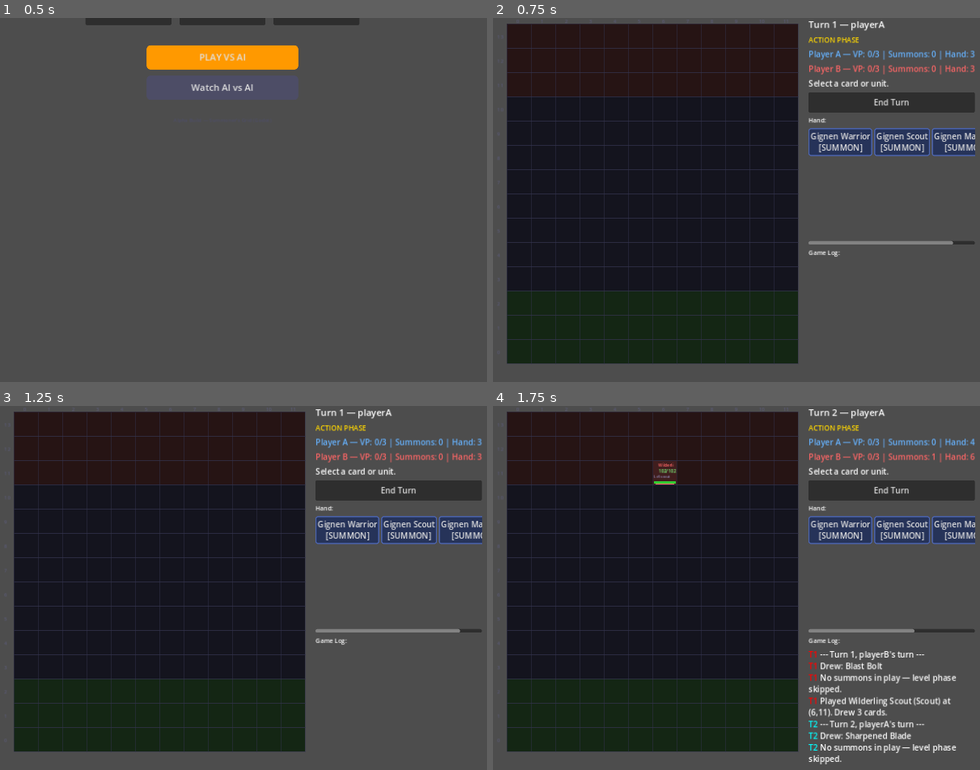
Above: before the commit, frames 1-4 (two rows, left to right).
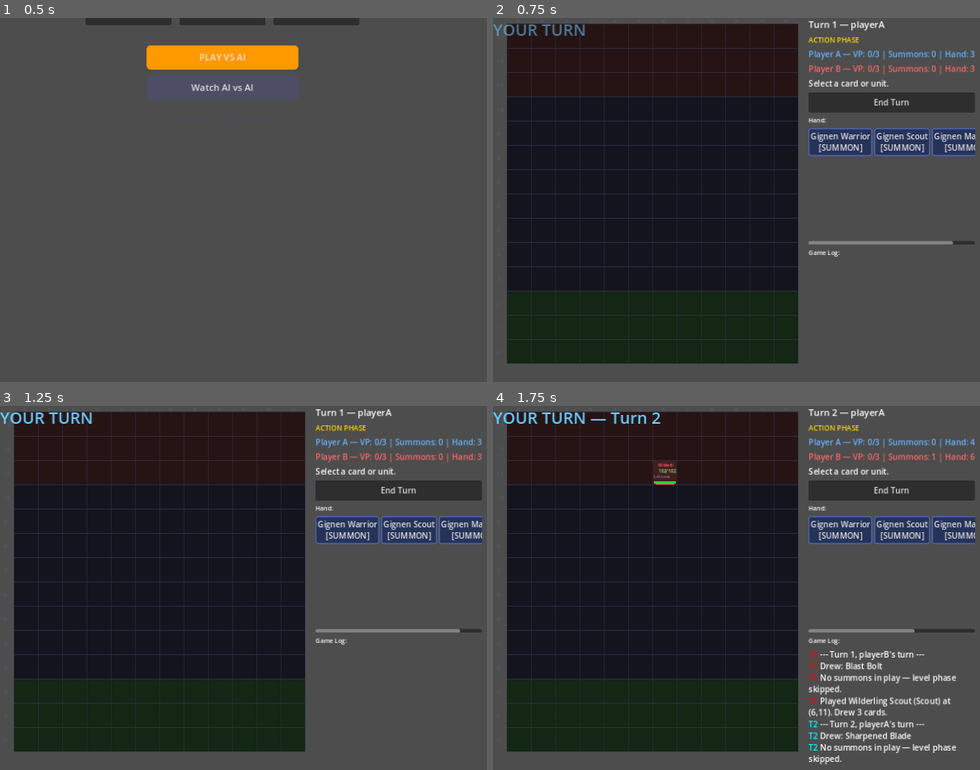
Above: after the commit, the same moments.

Repository: look-itsaxiom/summoners-grid
Game: Godot game, scene res://scenes/menu.tscn
The game is run twice, just before and just after one commit, with the same random seed, the same clock (stepped at 60 frames per second) and the same inputs.
Inputs:
- Up to frame 1 (0.5 s): no input
- Up to frame 2 (0.75 s): click "Watch AI vs AI" at 0.5 s
- Up to frame 3 (1.25 s): no input
- Up to frame 4 (1.75 s): click "End Turn" at 1.25 s

Frame 1 is identical in both runs. In frame 2, 0.3% of the frame differs, in the area x 0-19%, y 1-5%; in frame 3, 0.3%; in frame 4, 0.5%, in the area x 0-35%, y 1-5%.

Commit message:
feat: turn transition banners (YOUR TURN / AI TURN)
Full-screen fade-in/hold/fade-out banner overlays:
- "YOUR TURN" (blue) at game start and after AI finishes
- "AI TURN" (red) when ending your turn
- Turn number shown on player banners
- Blocks input during 1.5s transition
- Smooth alpha animation: 0.2s fade in, 0.5s hold, 0.3s fade out

Co-Authored-By: Claude Opus 4.6 (1M context) <noreply@anthropic.com>

Diff:
--- a/godot/scripts/ui/game_screen.gd
+++ b/godot/scripts/ui/game_screen.gd
@@ -4,7 +4,7 @@
 @onready var _gm = get_node("/root/GameManager")
 @onready var _sf = get_node("/root/SummonFactory")
 
-var board: Control  # Board node (scripts/ui/board.gd)
+var board: Control
 var phase_label: Label
 var turn_label: Label
 var player_a_info: Label
@@ -13,6 +13,7 @@
 var log_label: RichTextLabel
 var end_turn_btn: Button
 var status_label: Label
+var turn_banner: ColorRect
 
 var selected_card_index: int = -1
 var selected_unit_id: String = ""
@@ -119,6 +120,12 @@
 	log_label.scroll_following = true
 	sidebar.add_child(log_label)
 
+	# Turn banner (overlays everything)
+	var banner_script = load("res://scripts/ui/turn_banner.gd")
+	turn_banner = ColorRect.new()
+	turn_banner.set_script(banner_script)
+	add_child(turn_banner)
+
 
 func _start_test_game() -> void:
 	var deck_a: Dictionary = _cards.create_player_a_deck()
@@ -126,6 +133,9 @@
 
 	_gm.initialize_game(deck_a, deck_b)
 	_gm.decide_turn_order("playerA")
+
+	# Show opening banner
+	turn_banner.show_banner("YOUR TURN", Color(0.4, 0.8, 1.0))
 
 	# Auto-advance draw + level for first turn
 	_gm.execute_draw_phase()
@@ -361,8 +371,14 @@
 	if _gm.is_game_over:
 		return
 
-	# AI turn (simple: auto-advance phases, then we play for AI)
+	# Show AI turn banner briefly, then execute AI
+	turn_banner.show_banner("AI TURN", Color(1.0, 0.4, 0.4))
 	_run_ai_turn()
+
+	if not _gm.is_game_over:
+		# Show player turn banner
+		turn_banner.show_banner("YOUR TURN — Turn %d" % _gm.turn_number, Color(0.4, 0.8, 1.0))
+
 	_refresh_ui()
 
 
--- /dev/null
+++ b/godot/scripts/ui/turn_banner.gd
@@ -0,0 +1,60 @@
+extends ColorRect
+## Full-screen turn transition banner that fades in and out.
+
+var _label: Label
+var _elapsed := 0.0
+var _duration := 1.5
+var _active := false
+
+
+func _ready() -> void:
+	# Full screen overlay
+	set_anchors_preset(Control.PRESET_FULL_RECT)
+	color = Color(0, 0, 0, 0)
+	mouse_filter = Control.MOUSE_FILTER_IGNORE
+	z_index = 50
+
+	_label = Label.new()
+	_label.horizontal_alignment = HORIZONTAL_ALIGNMENT_CENTER
+	_label.vertical_alignment = VERTICAL_ALIGNMENT_CENTER
+	_label.set_anchors_preset(Control.PRESET_FULL_RECT)
+	_label.add_theme_font_size_override("font_size", 32)
+	_label.modulate.a = 0
+	add_child(_label)
+
+
+func show_banner(text: String, text_color: Color = Color.WHITE) -> void:
+	_label.text = text
+	_label.add_theme_color_override("font_color", text_color)
+	_elapsed = 0.0
+	_active = true
+	mouse_filter = Control.MOUSE_FILTER_STOP  # Block input during banner
+
+
+func _process(delta: float) -> void:
+	if not _active:
+		return
+
+	_elapsed += delta
+	var t: float = _elapsed / _duration
+
+	if t < 0.2:
+		# Fade in
+		var fade_in: float = t / 0.2
+		color.a = fade_in * 0.6
+		_label.modulate.a = fade_in
+	elif t < 0.7:
+		# Hold
+		color.a = 0.6
+		_label.modulate.a = 1.0
+	elif t < 1.0:
+		# Fade out
+		var fade_out: float = (t - 0.7) / 0.3
+		color.a = 0.6 * (1.0 - fade_out)
+		_label.modulate.a = 1.0 - fade_out
+	else:
+		# Done
+		color.a = 0
+		_label.modulate.a = 0
+		_active = false
+		mouse_filter = Control.MOUSE_FILTER_IGNORE
